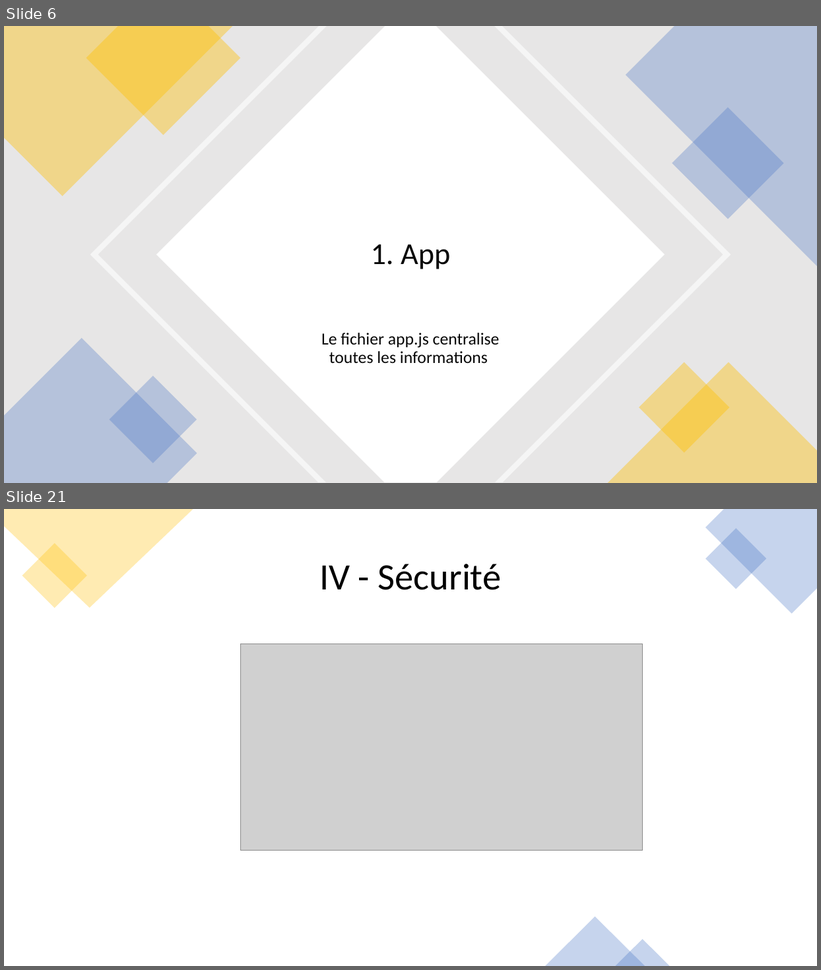
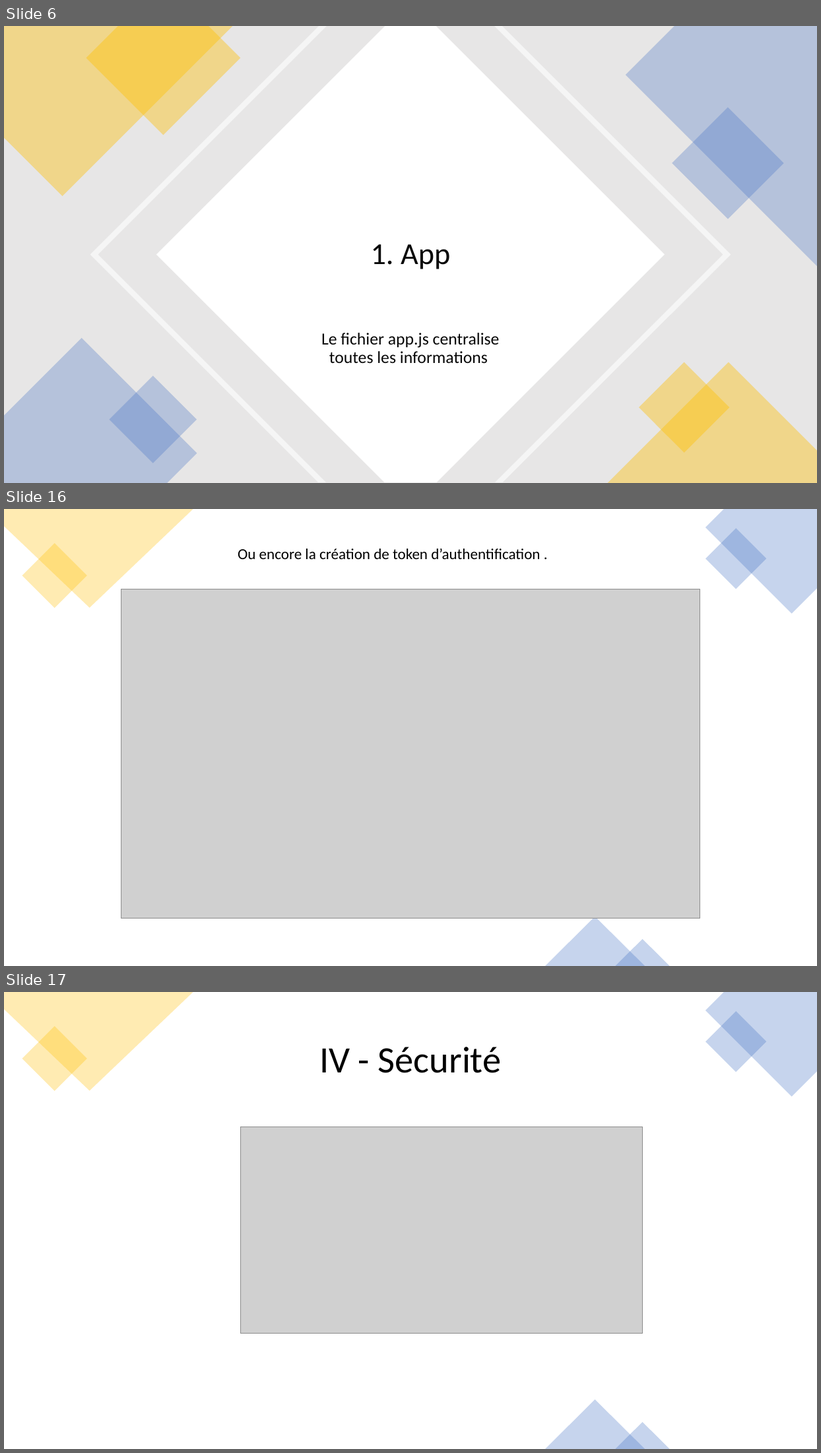
Before and after one commit to Nono-Le-Robot/TP06_Construisez_une_API, a slide deck: Ressources/Presentation P6.pptx. Shown one above the other, each under a label of ours: slides 6 and 21 before the commit, slides 6, 16 and 17 after it; the slides between them are not shown. The pictures are 821x970 and 821x1453 pixels, drawn with LibreOffice and Linux fonts; fonts in the diff are those of the drawing; grey boxes stand for pictures. Boxes give left, top, right and bottom in pixels: in the first picture for what was removed or moved away, otherwise in the second. Text is boxed around its words. In the diff, an @@ line names an element or a change of style, - is before the commit and + after.

```diff
--- a/Ressources/Presentation P6.pptx
+++ b/Ressources/Presentation P6.pptx
@@ slide 16 added at box(4, 509, 817, 966), background #FFFFFF @@
@@ freeform shape added at box(4, 509, 193, 608), fill #FFC000 at 30% opacity @@
@@ freeform shape added at box(706, 509, 817, 614), fill #4472C4 at 30% opacity @@
@@ rectangle added at box(706, 528, 767, 590), fill #4472C4 at 30% opacity @@
@@ rectangle added at box(22, 543, 86, 608), fill #FFC000 at 30% opacity @@
@@ text added at box(238, 549, 540, 559), 18 pt, text #000000 @@
+Ou encore la création de token d’authentification .
@@ picture added at box(121, 589, 700, 919) @@
@@ triangle added at box(546, 917, 645, 966), fill #4472C4 at 30% opacity @@
@@ triangle added at box(616, 940, 670, 966), fill #4472C4 at 30% opacity @@
@@ what was slide 21 is now slide 17 @@
```
Also in this commit, not shown: 8 slides changed, 8 other slides added, 12 slides removed, 6 other files.
